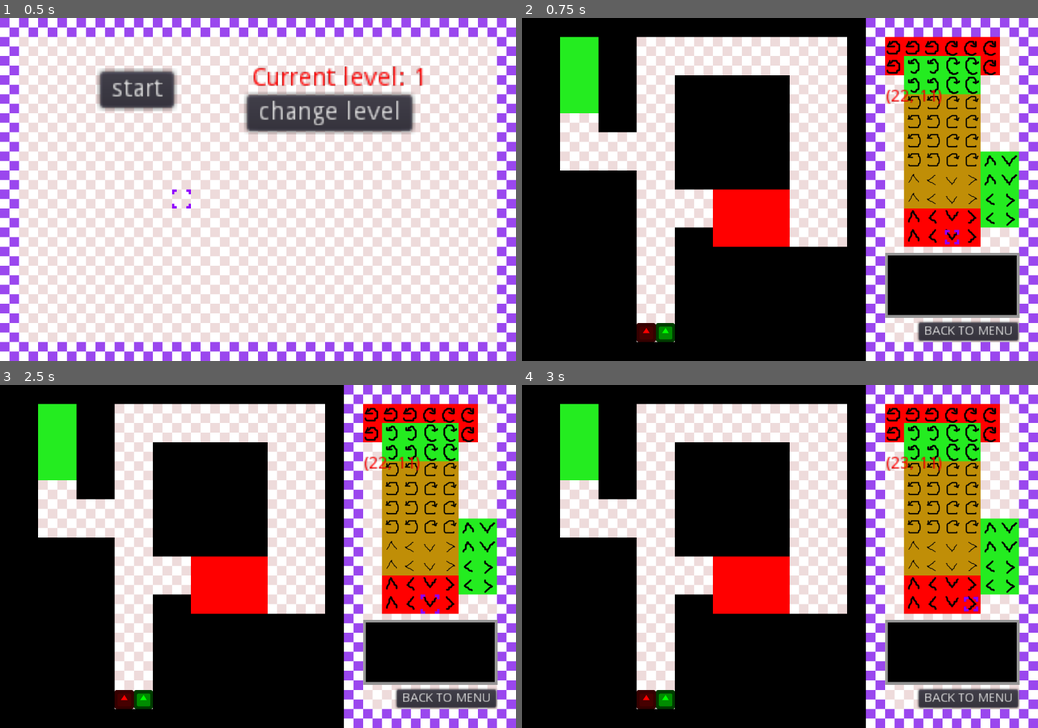
Above: before the commit, frames 1-4 (two rows, left to right).
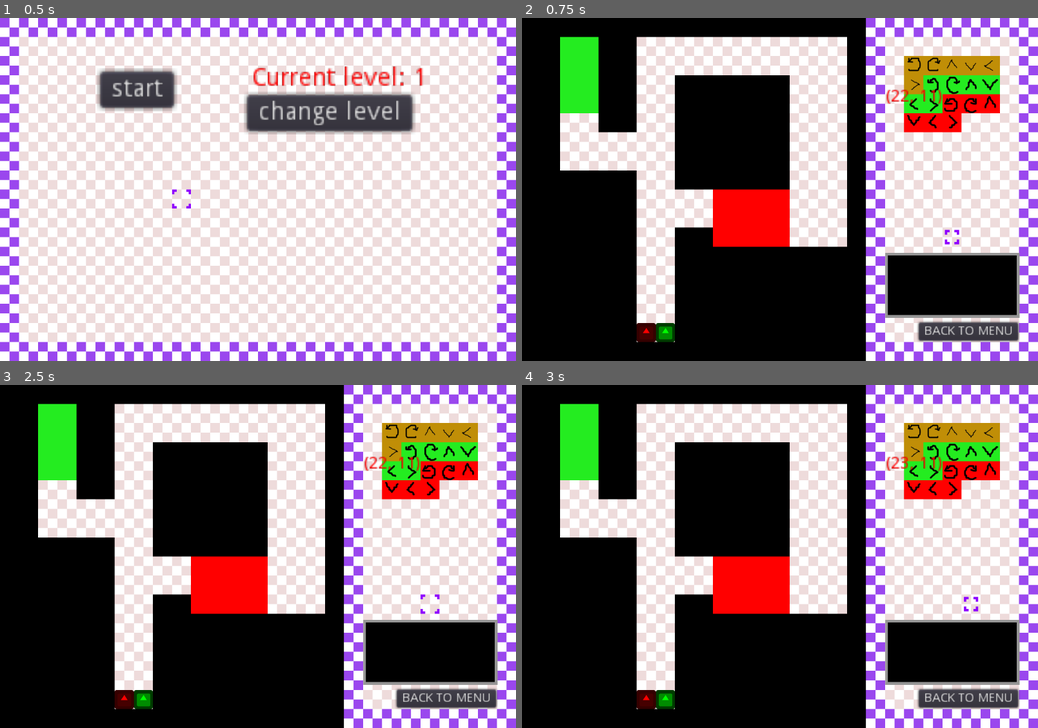
Above: after the commit, the same moments.

Repository: WIT-SCDS-F22-GAME-COOP/Zombie-Game
Game: Godot game, scene res://TSCN/Menu.tscn
Two runs of this game, one before a commit and one after it. Both use one fixed random seed, a clock stepped at 60 frames per second and the inputs below. The engine's default icon, where the game draws it, is replaced by a stand-in: a white triangle on a blue panel in a dark square.
Inputs:
- Up to frame 1 (0.5 s): no input
- Up to frame 2 (0.75 s): click "start" at 0.5 s
- Up to frame 3 (2.5 s): click "BACK TO MENU" at 1.25 s; click "start" at 2 s
- Up to frame 4 (3 s): hold D (move_right) from 2.78 s (still down); tap Space (select) at 2.85 s

Frame 1 is identical in both runs. In frame 2, 11% of the frame differs, in the area x 70-97%, y 5-67%; in frame 3, 11%; in frame 4, 11%.

Commit message:
Action tiles created by array for level

Diff:
--- a/Scripts/World.gd
+++ b/Scripts/World.gd
@@ -7,6 +7,9 @@
 var matrix_output = ""
 var last_pos_red = Vector2.ZERO
 var last_pos_green = Vector2.ZERO
+var tiles_array = []
+var fill_tiles_x = 20
+var fill_tiles_y = 2
 
 
 # Called when the node enters the scene tree for the first time.
@@ -14,6 +17,19 @@
 	assign_ids()
 	draw_map(Global.level)
 	level_specific()
+
+	#creates the action tiles for the level
+	for x in range(tiles_array.size()):
+		for y in range(tiles_array[x]):
+			$ActionTile.set_cell(fill_tiles_x, fill_tiles_y, x, false,false,false, Vector2(0,0))
+			print(matrix_output)
+			fill_tiles_x += 1
+			if (fill_tiles_x > 24):
+				fill_tiles_y += 1
+				fill_tiles_x = 20
+
+	#Defines durability for each tile match the number with which tile it is in the list and append durability
+	#-1 for infinite durability
 	for x in range(25):
 		durability_matrix.append([])
 		for y in range(16):
@@ -76,6 +92,7 @@
 		1:
 			$Red.position = Vector2(6*64+32,16*64+32)
 			$Green.position = Vector2(7*64+32,16*64+32)
+			tiles_array = [1,1,1,1,1,1,1,1,1,1,1,1,1,1,1,1,1,1]
 		2:
 			$Red.position = Vector2(6*64+32,16*64+32)
 			$Green.position = Vector2(7*64+32,16*64+32)
--- a/TSCN/Menu.tscn
+++ b/TSCN/Menu.tscn
@@ -170,7 +170,6 @@
 }
 
 [node name="CollisionShape2D" type="CollisionShape2D" parent="Button/Area2D"]
-visible = false
 position = Vector2( 374, 168 )
 scale = Vector2( 2.5, 2.5 )
 shape = SubResource( 3 )
@@ -192,7 +191,6 @@
 }
 
 [node name="CollisionShape2D" type="CollisionShape2D" parent="Button2/Area2D"]
-visible = false
 position = Vector2( 46.3333, 9.66666 )
 shape = SubResource( 4 )
 __meta__ = {
--- a/TSCN/World.tscn
+++ b/TSCN/World.tscn
@@ -526,7 +526,6 @@
 }
 
 [node name="CollisionShape2D" type="CollisionShape2D" parent="Button/Area2D"]
-visible = false
 position = Vector2( 1496, 1052.5 )
 scale = Vector2( 2.5, 2.5 )
 shape = SubResource( 4 )
@@ -538,7 +537,6 @@
 z_index = -1
 tile_set = SubResource( 5 )
 format = 1
-tile_data = PoolIntArray( 65555, 12, 0, 65556, 12, 0, 65557, 12, 0, 65558, 13, 0, 65559, 13, 0, 65560, 13, 0, 131091, 12, 0, 131092, 6, 0, 131093, 6, 0, 131094, 7, 0, 131095, 7, 0, 131096, 13, 0, 196628, 6, 0, 196629, 6, 0, 196630, 7, 0, 196631, 7, 0, 262164, 0, 0, 262165, 0, 0, 262166, 1, 0, 262167, 1, 0, 327700, 0, 0, 327701, 0, 0, 327702, 1, 0, 327703, 1, 0, 393236, 0, 0, 393237, 0, 0, 393238, 1, 0, 393239, 1, 0, 458772, 0, 0, 458773, 0, 0, 458774, 1, 0, 458775, 1, 0, 458776, 8, 0, 458777, 9, 0, 524308, 2, 0, 524309, 4, 0, 524310, 3, 0, 524311, 5, 0, 524312, 8, 0, 524313, 9, 0, 589844, 2, 0, 589845, 4, 0, 589846, 3, 0, 589847, 5, 0, 589848, 10, 0, 589849, 11, 0, 655380, 14, 0, 655381, 16, 0, 655382, 15, 0, 655383, 17, 0, 655384, 10, 0, 655385, 11, 0, 720916, 14, 0, 720917, 16, 0, 720918, 15, 0, 720919, 17, 0 )
 
 [node name="SelectedCursor" type="AnimatedSprite" parent="."]
 modulate = Color( 0.0470588, 0.662745, 0.490196, 1 )
